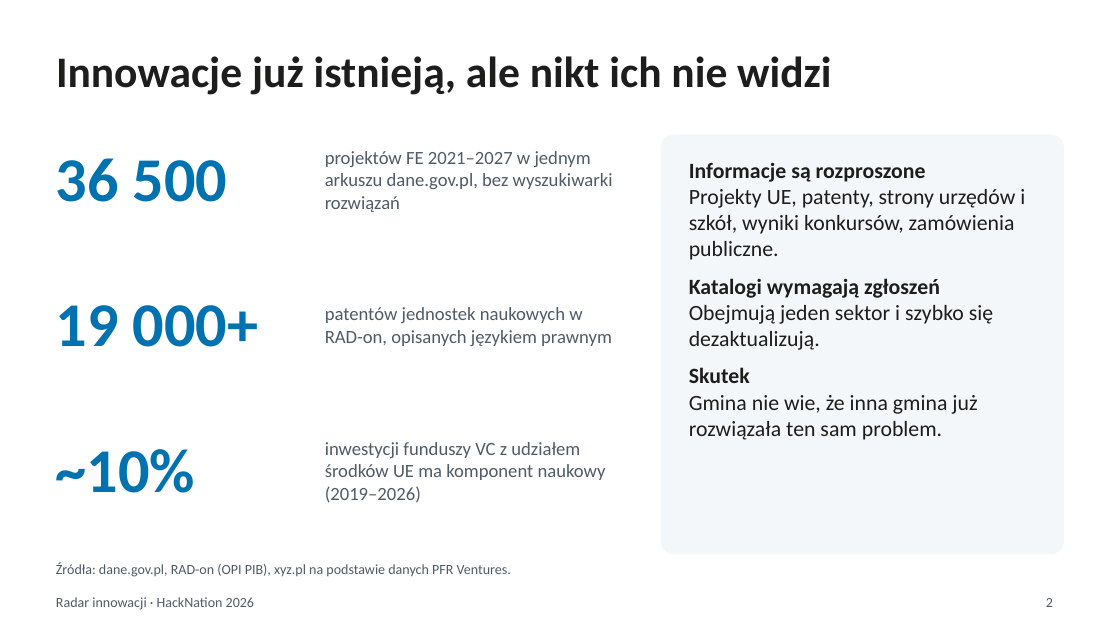
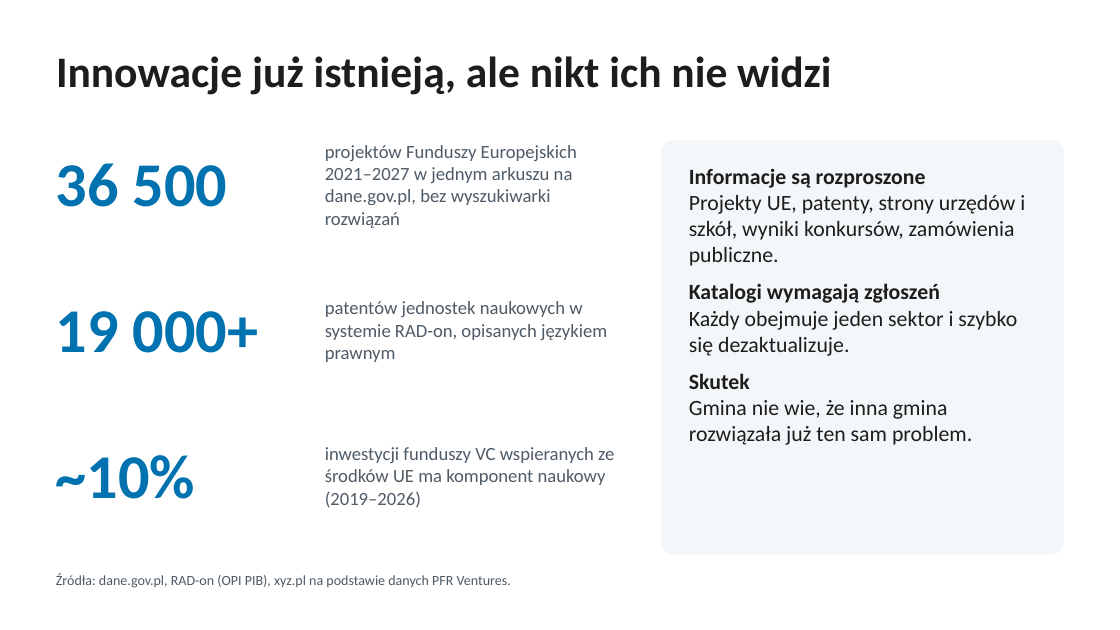
Before and after one commit to FilipLangiewicz/InnovationHub, a slide deck: slide 2 of docs/presentation/Radar_innowacji.pptx. Drawn at 1120x630 pixels with LibreOffice and Linux fonts; fonts in the diff are those of the drawing. Boxes give left, top, right and bottom in pixels: in the first picture for what was removed or moved away, otherwise in the second. Text is boxed around its words. In the diff, an @@ line names an element or a change of style, - is before the commit and + after.

```diff
--- a/docs/presentation/Radar_innowacji.pptx
+++ b/docs/presentation/Radar_innowacji.pptx
@@ text at (325,145,577,228): text changed @@
-projektów FE 2021–2027 w jednym arkuszu dane.gov.pl, bez wyszukiwarki rozwiązań
+projektów Funduszy Europejskich 2021–2027 w jednym arkuszu na dane.gov.pl, bez wyszukiwarki rozwiązań
@@ rounded rectangle: place and size @@
-rounded rectangle at (661,134,1064,554)
+rounded rectangle at (661,140,1064,554)
@@ text at (325,301,607,362): text changed @@
-patentów jednostek naukowych w RAD-on, opisanych językiem prawnym
+patentów jednostek naukowych w systemie RAD-on, opisanych językiem prawnym
@@ text at (689,311,1017,356): text changed @@
-Obejmują jeden sektor i szybko się dezaktualizują.
+Każdy obejmuje jeden sektor i szybko się dezaktualizuje.
@@ text at (689,400,972,445): text changed @@
-Gmina nie wie, że inna gmina już rozwiązała ten sam problem.
+Gmina nie wie, że inna gmina rozwiązała już ten sam problem.
@@ 3 texts: place and size @@
-3 texts at (56,158,258,493)
+3 texts at (56,163,258,499)
@@ text at (325,447,614,508): text changed @@
-inwestycji funduszy VC z udziałem środków UE ma komponent naukowy (2019–2026)
+inwestycji funduszy VC wspieranych ze środków UE ma komponent naukowy (2019–2026)
@@ text "Źródła: dane.gov.pl, RAD-on (OPI PIB), ...": place and size @@
-text "Źródła: dane.gov.pl, RAD-on (OPI PIB), ..." at (56,562,511,577)
+text "Źródła: dane.gov.pl, RAD-on (OPI PIB), ..." at (56,573,511,588)
@@ text removed at (56,597,254,610) @@
-Radar innowacji · HackNation 2026
@@ page number removed at (1046,598,1053,607) @@
-2
```
Also in this commit, not shown: 7 other slides changed, 2 slides added, 2 slides removed, 6 other files.
